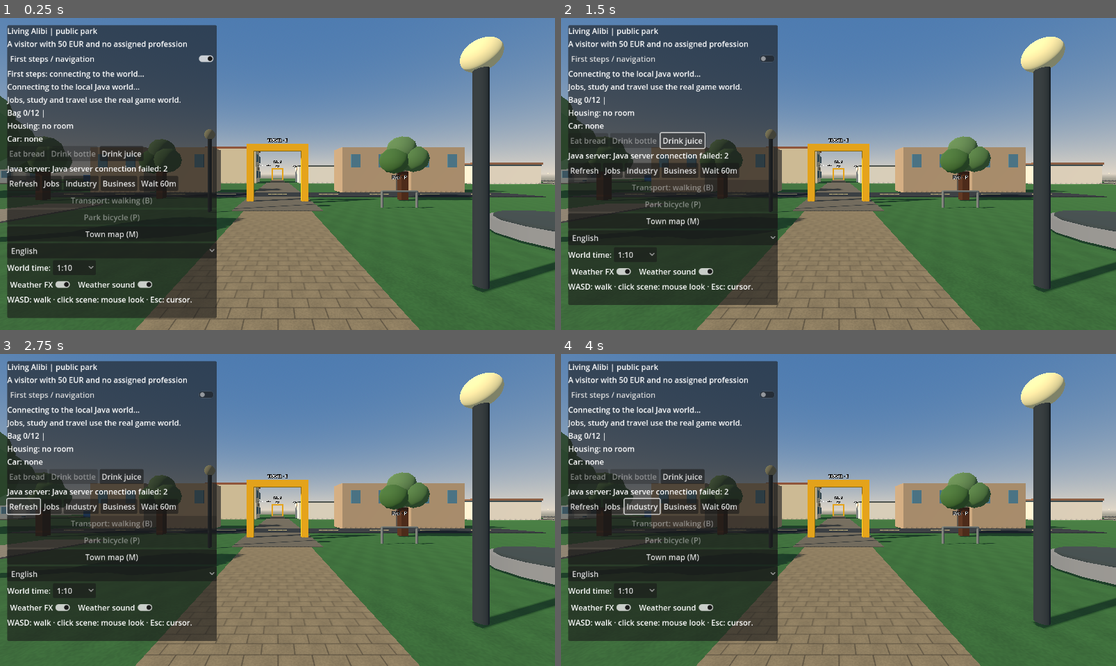
Above: before the commit, frames 1-4 (two rows, left to right).
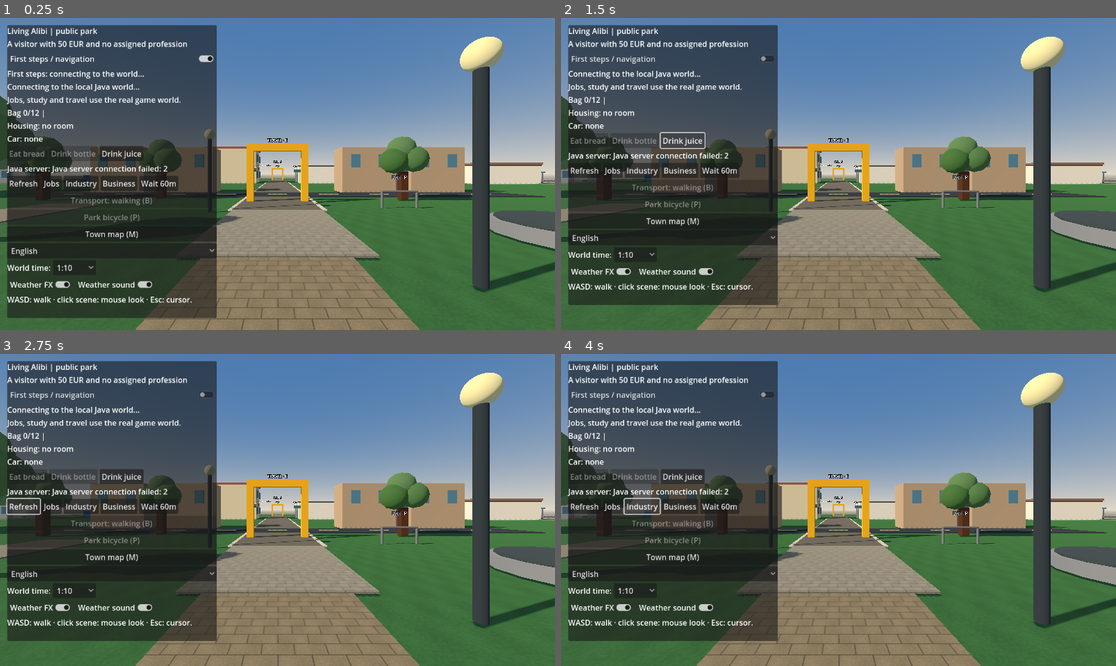
Above: after the commit, the same moments.

Repository: holovin777/living-alibi
Game: Godot game, scene res://scenes/park.tscn
Two runs of this game, one before a commit and one after it. Both use one fixed random seed, a clock stepped at 60 frames per second and the inputs below.
Inputs:
- Up to frame 1 (0.25 s): no input
- Up to frame 2 (1.5 s): click "First steps / navigation" at 0.5 s; click "Drink juice" at 1.25 s
- Up to frame 3 (2.75 s): click "Refresh" at 2 s
- Up to frame 4 (4 s): click "Jobs" at 2.75 s; click "Industry" at 3.5 s

The runs differ from the first frame. In frame 1, 3.1% of the frame differs, in the area x 0-99%, y 48-78%; in frame 2, 3.2%; in frame 3, 3.2%; in frame 4, 3.2%.

Commit message:
Connect street approaches and make motor-road sidewalks walkable across district seams

Diff:
--- a/godot/scripts/ParkDemo.gd
+++ b/godot/scripts/ParkDemo.gd
@@ -22,6 +22,7 @@
 const COLLISION_STEP := 0.12
 const ROAD_EDGE := 24.0
 const ROAD_HALF_WIDTH := 2.0
+const MOTOR_WALK_HALF_WIDTH := 4.5
 const ROAD_TRIGGER := 23.8
 const TownLayout = preload("res://scripts/TownMap.gd")
 const MOUSE_SENSITIVITY := 0.0025
@@ -262,7 +263,8 @@
     if not _road_pending.is_empty():
         _hint.text = "Waiting for Java to confirm arrival..."
     elif not _road_destination(_avatar.position, ROAD_TRIGGER).is_empty():
-        _hint.text = "District crossing · walk forward to travel"
+        var next_district := _road_destination(_avatar.position, ROAD_TRIGGER)
+        _hint.text = tr("Walk forward to %s") % str(TownLayout.LABELS.get(next_district,next_district.capitalize()))
     elif _near_truck():
         _hint.text = "F: assigned freight truck."
     elif _near_car():
@@ -1069,7 +1071,32 @@
                 direction * 16.5 + Vector3(0,0.025,0),"asphalt" if motor else "paving")
         if motor:
             _mark_motor_road(roads,direction)
+        _build_street_approach(roads,place_id,direction,motor)
         _sign(roads, str(TownLayout.LABELS.get(id,str(id).capitalize())), direction * 19.0 + Vector3(0,2.8,0))
+
+func _build_street_approach(parent: Node3D,place_id: String,direction: Vector3,motor: bool) -> void:
+    # Align paving with the existing 48 m district seam. Keep authored
+    # interiors and obstacles unchanged; this is a surface connection.
+    var approach := Node3D.new()
+    approach.name="StreetApproach"
+    approach.rotation.y=atan2(direction.x,direction.z)
+    parent.add_child(approach)
+    var paving := Color("#b4a58d") if place_id in ["CENTRO","PORTICI"] else Color("#aca595")
+    if motor:
+        _box(approach,Vector3(6.4,0.05,3.0),Color("#42484b"),Vector3(0,0.025,7.5),"asphalt")
+        for x in [-4.0,4.0]:
+            _box(approach,Vector3(1.0,0.08,3.0),paving,Vector3(x,0.04,7.5),"paving")
+        # A short paved shoulder at each inner end rather than an abrupt
+        # asphalt-to-grass edge. Does not imply continuous vehicle routing.
+        _box(approach,Vector3(9.0,0.055,1.2),paving,Vector3(0,0.028,5.4),"paving")
+    else:
+        _box(approach,Vector3(4.0,0.055,5.0),paving,Vector3(0,0.028,6.5),"paving")
+        for x in [-2.10,2.10]:
+            _box(approach,Vector3(0.18,0.08,15),Color("#c5bbaa"),Vector3(x,0.04,16.5))
+    # Street name sign is outside the usable corridor, not a collision trap.
+    var side := 4.9 if motor else 2.65
+    _box(approach,Vector3(0.10,2.0,0.10),Color("#606868"),Vector3(side,1.0,21))
+    _box(approach,Vector3(0.95,0.36,0.11),Color("#426c82"),Vector3(side,2.05,21))
 
 func _mark_motor_road(parent: Node3D,direction: Vector3) -> void:
     var lane := Node3D.new()
@@ -1256,7 +1283,8 @@
         var direction: Vector3 = key
         var along := at.dot(direction)
         var lateral := (at - direction * along).length()
-        if along >= minimum and along <= ROAD_EDGE + 0.001 and lateral <= ROAD_HALF_WIDTH:
+        var walk_width := MOTOR_WALK_HALF_WIDTH if TownLayout.motor_road(_current_place,str(_road_links[key])) else ROAD_HALF_WIDTH
+        if along >= minimum and along <= ROAD_EDGE + 0.001 and lateral <= walk_width:
             return str(_road_links[key])
     return ""
 
